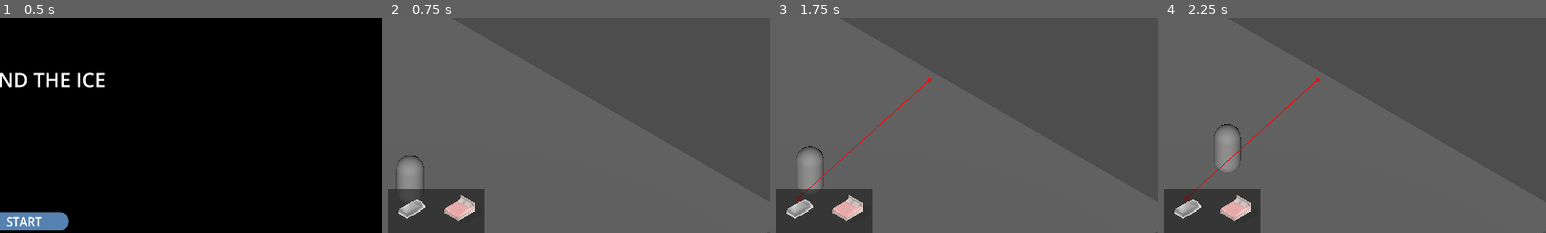
Above: before the commit, frames 1-4 (left to right).
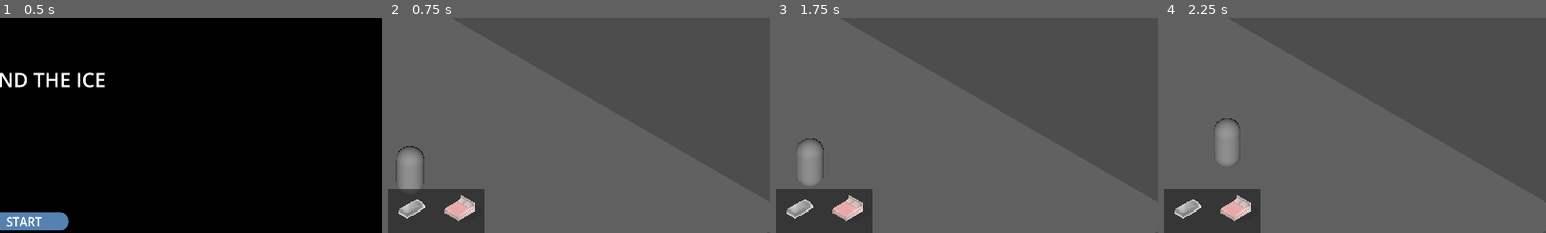
Above: after the commit, the same moments.

Repository: ygr671/beyond-the-ice
Game: Godot game, scene res://menu_principal/menu_principal.tscn
The game is run twice, just before and just after one commit, with the same random seed, the same clock (stepped at 60 frames per second) and the same inputs.
Inputs:
- Up to frame 1 (0.5 s): no input
- Up to frame 2 (0.75 s): click "START" at 0.5 s
- Up to frame 3 (1.75 s): click "Salon" at 1.25 s
- Up to frame 4 (2.25 s): click "Salle de bain" at 2 s
The pictures show only the part of the screen within x 47-97%, y 5-55%; the shares and areas given below are measured in that part.

Frame 1 is identical in both runs. In frame 2, 0.3% of the frame differs, in the area x 2-10%, y 59-80%; in frame 3, 0.5%, in the area x 5-41%, y 28-85%; in frame 4, 0.5%.

Commit message:
Ajout text npc

Diff:
--- /dev/null
+++ b/Scenes/camera_3d.gd
@@ -0,0 +1,37 @@
+extends Camera3D
+
+var mouse = Vector2()
+var target: Node3D = null
+@onready var ui_label: Label = $"../CanvasLayer/Label"
+
+func _ready():
+	ui_label.visible = false
+
+func _input(event: InputEvent) -> void:
+	if event is InputEventMouseButton and event.pressed and event.button_index == MOUSE_BUTTON_LEFT:
+		mouse = event.position
+		select_npc()
+
+func select_npc():
+	var space_state = get_world_3d().direct_space_state
+	var from = project_ray_origin(mouse)
+	var to = from + project_ray_normal(mouse) * 1000.0
+	var query = PhysicsRayQueryParameters3D.new()
+	query.from = from
+	query.to = to
+	var result = space_state.intersect_ray(query)
+
+	if result and result.has("collider") and result.collider is NavigationNPC:
+		var npc = result.collider
+
+		if target == npc:
+			# Si on reclique sur le même NPC : désélection
+			target = null
+			ui_label.visible = false
+			npc.speed_boost()
+		else:
+			# Nouveau NPC sélectionné
+			target = npc
+			ui_label.text = npc._display()
+			ui_label.visible = true
+			npc._set_destination_null()
--- a/Scenes/main_scene.tscn
+++ b/Scenes/main_scene.tscn
@@ -1,8 +1,9 @@
-[gd_scene load_steps=8 format=3 uid="uid://vy68o6b7ni3t"]
+[gd_scene load_steps=9 format=3 uid="uid://vy68o6b7ni3t"]
 
 [ext_resource type="PackedScene" uid="uid://cly3vguseol5j" path="res://Scenes/UIObjectsSelection.tscn" id="1_r150o"]
 [ext_resource type="Texture2D" uid="uid://dn71xijsbmnut" path="res://Import/Icon/undoButtonIcon.png" id="2_6l7je"]
 [ext_resource type="PackedScene" uid="uid://dhb0rh6musbex" path="res://npc/navigation_npc.tscn" id="3_jv6wh"]
+[ext_resource type="Script" uid="uid://bonlbe4emw7ek" path="res://Scenes/camera_3d.gd" id="4_x6ack"]
 
 [sub_resource type="StyleBoxFlat" id="StyleBoxFlat_6l7je"]
 bg_color = Color(0.547312, 0.5998718, 0.720781, 1)
@@ -66,7 +67,8 @@
 shape = SubResource("BoxShape3D_r150o")
 
 [node name="NavigationNPC" parent="MeshInstance3D" instance=ExtResource("3_jv6wh")]
-transform = Transform3D(1, 0, 0, 0, 1, 0, 0, 0, 1, 0, 0.81829, 0)
+transform = Transform3D(1, 0, 0, 0, 1, 0, 0, 0, 1, 0, 1.0267668, 0)
+npc_name = "Yanis"
 
 [node name="NavigationRegion3D" type="NavigationRegion3D" parent="MeshInstance3D"]
 transform = Transform3D(1, 0, 0, 0, 1, 0, 0, 0, 1, 0, 0.4041971, 0)
@@ -77,10 +79,22 @@
 projection = 1
 current = true
 size = 7.91
+script = ExtResource("4_x6ack")
 
 [node name="DirectionalLight3D" type="DirectionalLight3D" parent="."]
 transform = Transform3D(0.41918242, -0.6798369, 0.60175395, 0.5700946, 0.7129323, 0.40831324, -0.70659626, 0.17189896, 0.6864201, 4.707531, 2.7378685, 5.2616353)
 
 [node name="PlacedObjects" type="Node3D" parent="."]
 
+[node name="CanvasLayer" type="CanvasLayer" parent="."]
+
+[node name="Label" type="Label" parent="CanvasLayer"]
+offset_left = 158.0
+offset_top = 731.0
+offset_right = 1753.0
+offset_bottom = 922.0
+theme_override_font_sizes/font_size = 30
+horizontal_alignment = 1
+vertical_alignment = 1
+
 [connection signal="pressed" from="UIobjects/Button" to="UIobjects" method="_on_button_pressed"]
--- a/npc/camera_3d.gd
+++ b/npc/camera_3d.gd
@@ -49,7 +49,8 @@
 
 
 func _process(delta: float) -> void:
-	if target:
+	if target:ctuel**, donc on le passe depuis le bouton
+	scene_stack.append(new_scene_path) # on stocke le chemin qu'on quitte
 		var target_position = target.global_position + Vector3(0, 2, 5)
 		global_position = global_position.move_toward(target_position, move_speed * delta)
 
--- a/npc/navigation_npc.gd
+++ b/npc/navigation_npc.gd
@@ -6,39 +6,14 @@
 
 @export var npc_name: String = "NPC"
 @export var dialogue: String = "Bonjour !"
-
-
-
-func _display() ->String:
-	return "Je m'appelle " + npc_name +" " + dialogue
-
-
-
-
-
-
-
-
-
-
-
-
-
-
-
-
-
-
-
-
-
-
-
 var stuck_timer: float = 0.0
 var STUCK_THRESHOLD: float = 1.0
 var SPEED: float = 2.0
 var Move: bool = true
 
+
+func _display() ->String:
+	return "Je m'appelle " + npc_name +" " + dialogue
 
 
 
--- a/npc/navigation_npc.tscn
+++ b/npc/navigation_npc.tscn
@@ -20,4 +20,3 @@
 shape = SubResource("ConvexPolygonShape3D_ldes2")
 
 [node name="NavigationAgent3D" type="NavigationAgent3D" parent="."]
-debug_enabled = true
--- a/npc/navigation_region_3d.tscn
+++ b/npc/navigation_region_3d.tscn
@@ -41,8 +41,13 @@
 
 [node name="NavigationNPC" parent="." instance=ExtResource("1_i7ajm")]
 transform = Transform3D(1, 0, 0, 0, 1, 0, 0, 0, 1, 0, 1, 0)
-npc_name = "Ayoub"
-dialogue = "euuuuuuhhhhhhhhhhhhhhhhhH"
+npc_name = "Raphael"
+dialogue = " et je suis à perte"
+
+[node name="NavigationNPC" parent="NavigationNPC" instance=ExtResource("1_i7ajm")]
+transform = Transform3D(1, 0, 0, 0, 1, 0, 0, 0, 1, 0, 0.003525734, 1.8457)
+npc_name = "Muhammed"
+dialogue = " et je suis à perte aussi"
 
 [node name="CanvasLayer" type="CanvasLayer" parent="."]
 
Not shown, added: Scenes/camera_3d.gd.uid
